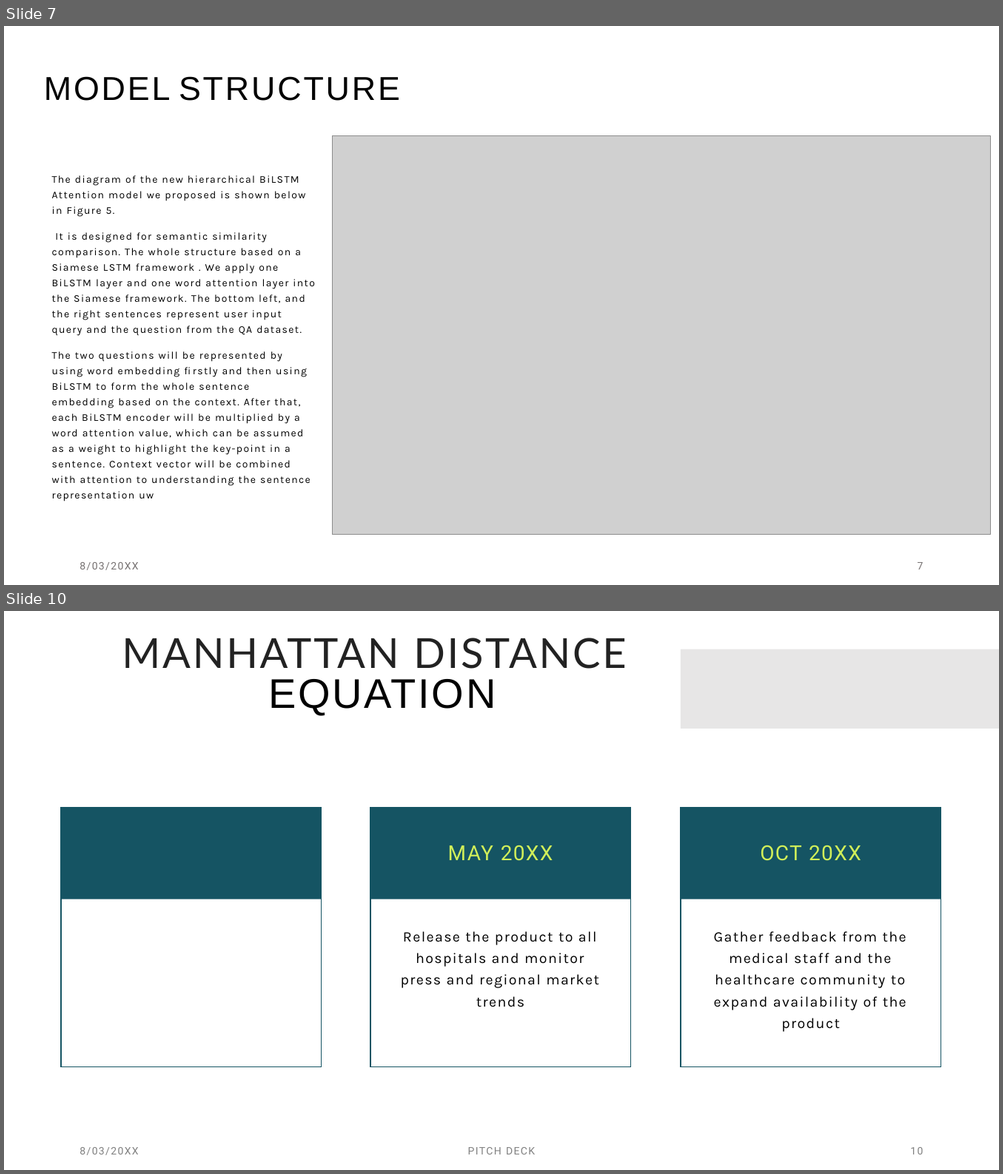
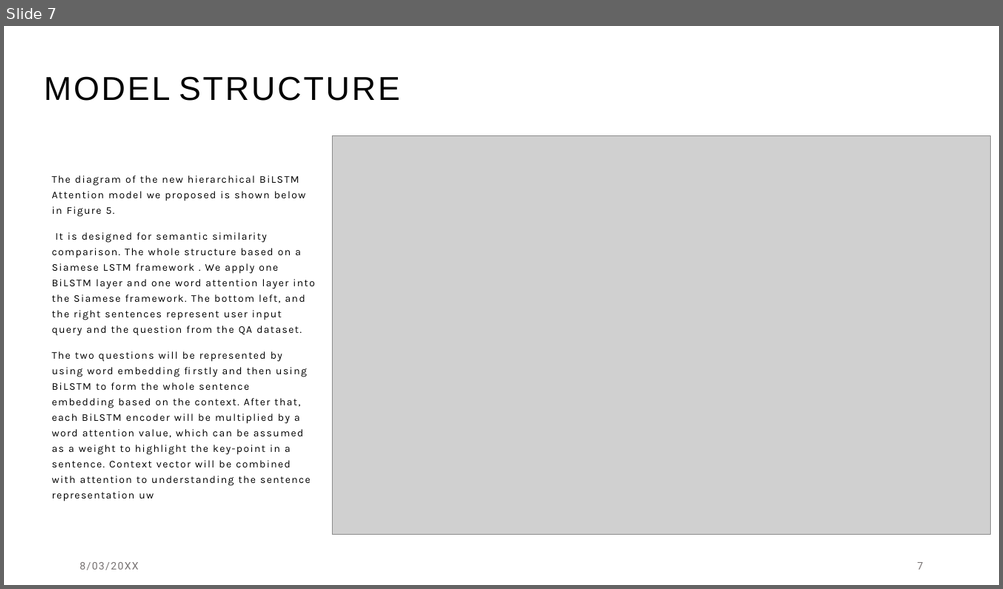
Before and after one commit to zeinabmohamed/MedicalChatbot, a slide deck: Docs/Chatbot with specific topic presentation.pptx. Shown one above the other, each under a label of ours: slides 7 and 10 before the commit, slide 7 after it; the slides between them are not shown. The pictures are 1003x1174 and 1003x589 pixels, drawn with LibreOffice and Linux fonts; fonts in the diff are those of the drawing; grey boxes stand for pictures. Boxes give left, top, right and bottom in pixels: in the first picture for what was removed or moved away, otherwise in the second. Text is boxed around its words. In the diff, an @@ line names an element or a change of style, - is before the commit and + after.

```diff
--- a/Docs/Chatbot with specific topic presentation.pptx
+++ b/Docs/Chatbot with specific topic presentation.pptx
@@ slide 10 removed at <box>4,611,999,1170</box>, background #FFFFFF @@
@@ title removed at <box>122,638,626,715</box> @@
-MANHATTAN DISTANCE
-EQUATION
@@ rectangle removed at <box>680,649,999,729</box> @@
@@ rectangle removed at <box>61,807,322,899</box> @@
@@ rectangle removed at <box>61,807,321,1067</box> @@
@@ rectangle removed at <box>370,807,631,899</box> @@
@@ rectangle removed at <box>370,807,631,1067</box> @@
@@ rectangle removed at <box>680,807,941,899</box> @@
@@ rectangle removed at <box>680,807,941,1067</box> @@
@@ text removed at <box>448,846,553,861</box> @@
-MAY 20XX
@@ text removed at <box>760,846,861,861</box> @@
-OCT 20XX
@@ text removed at <box>401,931,599,1008</box> @@
-Release the product to all hospitals and monitor press and regional market trends
@@ text removed at <box>714,931,906,1032</box> @@
-Gather feedback from the medical staff and the healthcare community to expand availability of the product
@@ text removed at <box>79,1147,138,1156</box> @@
-8/03/20XX
@@ text removed at <box>468,1147,535,1155</box> @@
-PITCH DECK
@@ page number removed at <box>910,1147,922,1155</box> @@
-10
```
Also in this commit, not shown: 4 slides changed, 16 slides added, 2 other slides removed.
